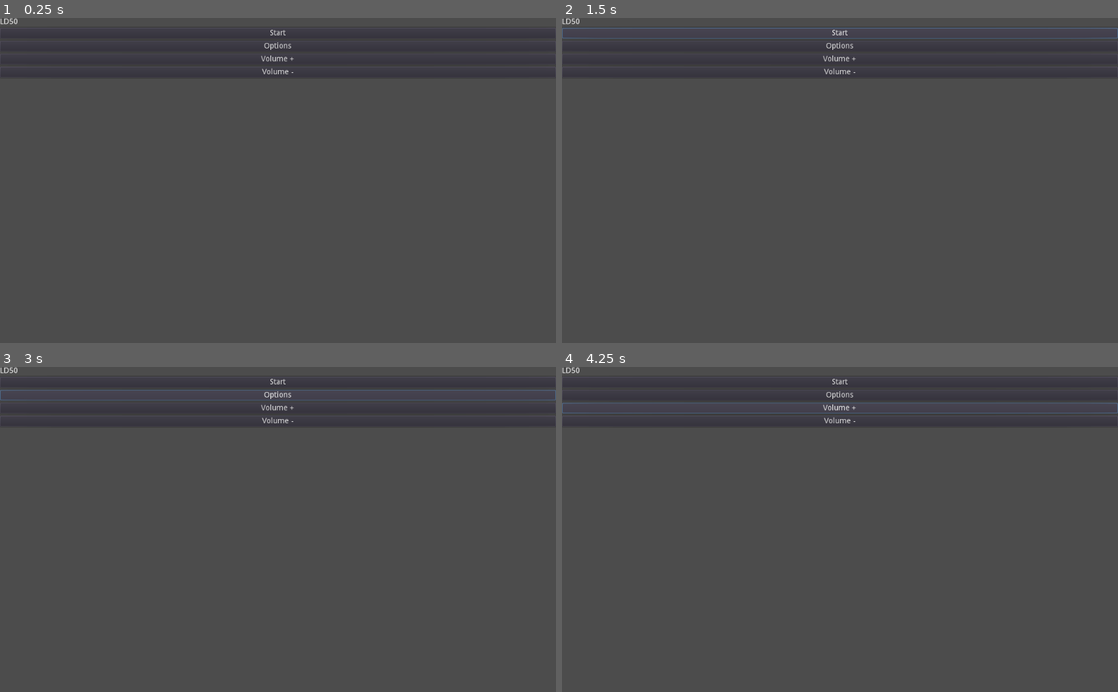
Above: before the commit, frames 1-4 (two rows, left to right).
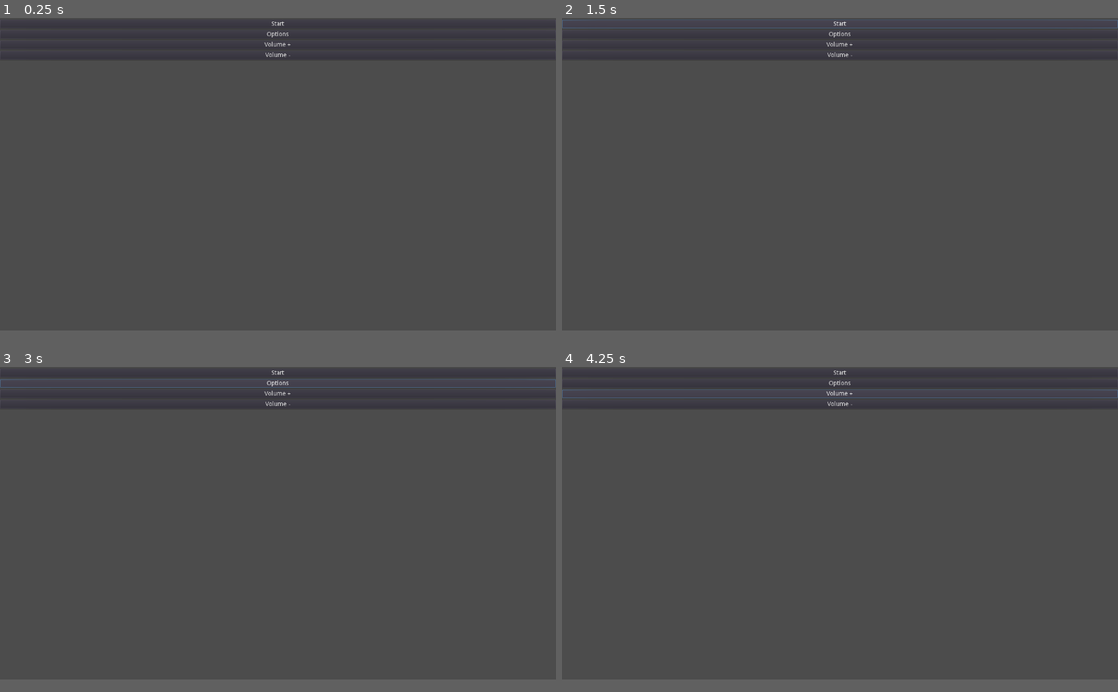
Above: after the commit, the same moments.

Repository: alpacanumerals/LD50-prototype
Game: Godot game, scene res://TitleScreen.tscn
Two runs of this game, one before a commit and one after it. Both use one fixed random seed, a clock stepped at 60 frames per second and the inputs below.
Inputs:
- Up to frame 1 (0.25 s): no input
- Up to frame 2 (1.5 s): click "Start" at 0.5 s; click "Start" at 1.25 s
- Up to frame 3 (3 s): click "Start" at 2 s; click "Options" at 2.75 s
- Up to frame 4 (4.25 s): click "Volume +" at 3.5 s
The window is 800x468 before the commit and 800x450 after it. Grey fills any space a smaller window leaves; there, only what the larger window draws over its background counts as a difference.

The runs differ from the first frame. In frame 1, 0.6% of the frame differs, in the area x 0-100%, y 0-19%; in frame 2, 1.1%; in frame 3, 1.5%; in frame 4, 1.5%.

Commit message:
boxes in progress

Diff:
--- a/TitleScreen.tscn
+++ b/TitleScreen.tscn
@@ -1,6 +1,7 @@
-[gd_scene load_steps=2 format=2]
+[gd_scene load_steps=3 format=2]
 
 [ext_resource path="res://TitleScreen.gd" type="Script" id=1]
+[ext_resource path="res://fonts/OpenSans-title.tres" type="DynamicFont" id=2]
 
 [node name="MarginContainer" type="MarginContainer"]
 anchor_right = 1.0
@@ -16,31 +17,34 @@
 
 [node name="Label" type="Label" parent="VBoxContainer"]
 margin_right = 1024.0
-margin_bottom = 14.0
+margin_bottom = 67.0
+custom_fonts/font = ExtResource( 2 )
 text = "LD50"
+align = 1
+valign = 1
 
 [node name="StartButton" type="Button" parent="VBoxContainer"]
-margin_top = 18.0
+margin_top = 71.0
 margin_right = 1024.0
-margin_bottom = 38.0
+margin_bottom = 91.0
 text = "Start"
 
 [node name="OptionsButton" type="Button" parent="VBoxContainer"]
-margin_top = 42.0
+margin_top = 95.0
 margin_right = 1024.0
-margin_bottom = 62.0
+margin_bottom = 115.0
 text = "Options"
 
 [node name="VolumeUp" type="Button" parent="VBoxContainer"]
-margin_top = 66.0
+margin_top = 119.0
 margin_right = 1024.0
-margin_bottom = 86.0
+margin_bottom = 139.0
 text = "Volume +"
 
 [node name="VolumeDown" type="Button" parent="VBoxContainer"]
-margin_top = 90.0
+margin_top = 143.0
 margin_right = 1024.0
-margin_bottom = 110.0
+margin_bottom = 163.0
 text = "Volume -"
 
 [connection signal="pressed" from="VBoxContainer/VolumeUp" to="." method="_on_VolumeUp_pressed"]
--- /dev/null
+++ b/fonts/OpenSans-title.tres
@@ -0,0 +1,10 @@
+[gd_resource type="DynamicFont" load_steps=2 format=2]
+
+[ext_resource path="res://fonts/OpenSans-Regular.ttf" type="DynamicFontData" id=1]
+
+[resource]
+size = 48
+outline_size = 3
+outline_color = Color( 0, 0, 0.705882, 1 )
+extra_spacing_char = 1
+font_data = ExtResource( 1 )
--- a/project.godot
+++ b/project.godot
@@ -18,6 +18,11 @@
 
 Sound="*res://autoload/sound.gd"
 
+[display]
+
+window/size/width=1280
+window/size/height=720
+
 [physics]
 
 common/enable_pause_aware_picking=true
Binary file added: fonts/OpenSans-Regular.ttf
